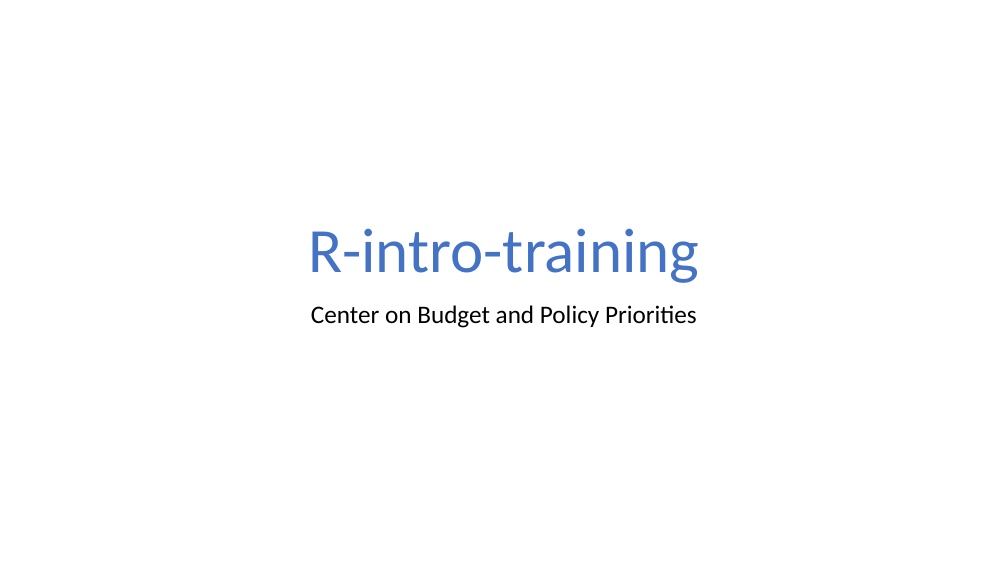
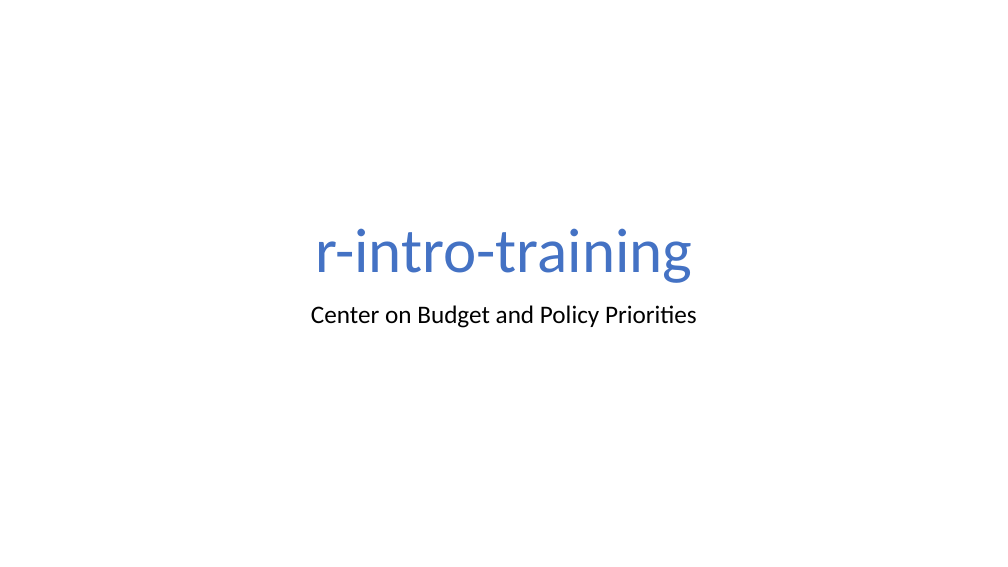
Before and after one commit to CenterOnBudget/r-intro-training, a slide deck: slide 1 of slides/intro_slides.pptx. Drawn at 1008x567 pixels with LibreOffice and Linux fonts; fonts in the diff are those of the drawing. Boxes give left, top, right and bottom in pixels: in the first picture for what was removed or moved away, otherwise in the second. Text is boxed around its words. In the diff, an @@ line names an element or a change of style, - is before the commit and + after.

```diff
--- a/slides/intro_slides.pptx
+++ b/slides/intro_slides.pptx
@@ title at (315,228,692,283): text changed @@
-R-intro-training
+r-intro-training
```
Also in this commit, not shown: 1 other file.
